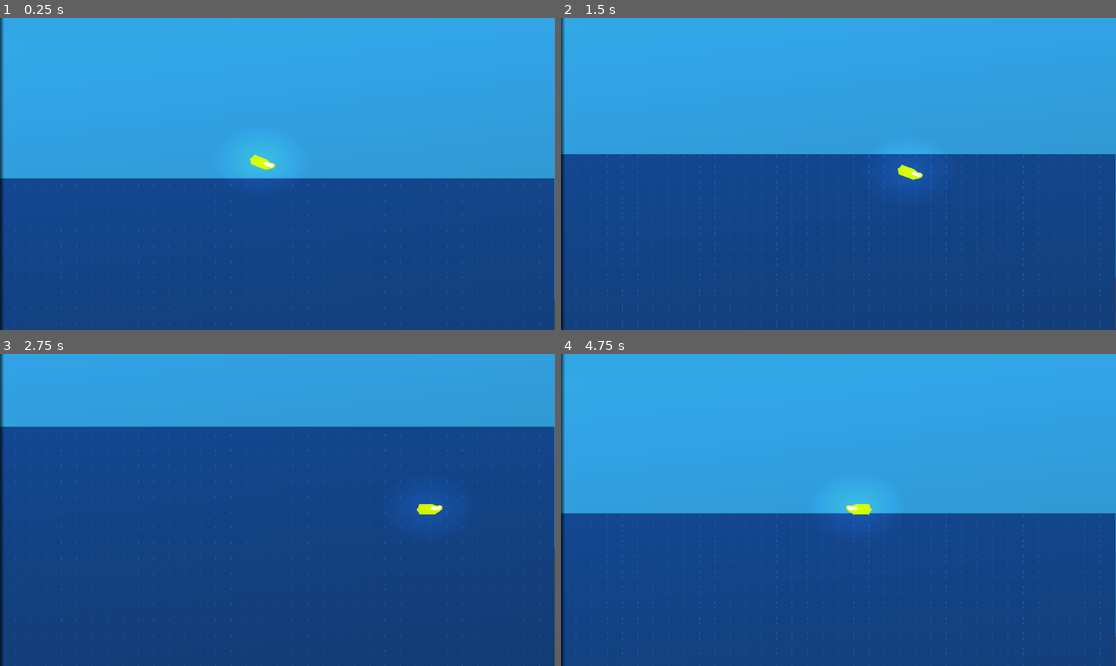
Above: before the commit, frames 1-4 (two rows, left to right).
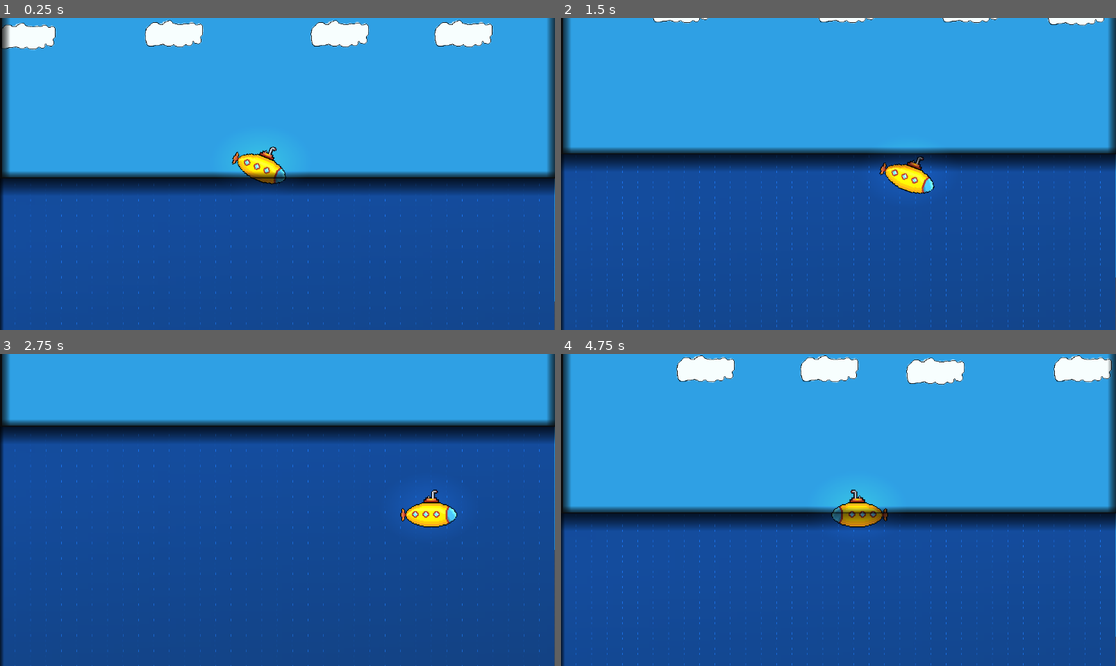
Above: after the commit, the same moments.

Repository: azizul987/underPrime
Game: Godot game, scene res://scene/main.tscn
The game is run twice, just before and just after one commit, with the same random seed, the same clock (stepped at 60 frames per second) and the same inputs.
Inputs:
- Up to frame 1 (0.25 s): no input
- Up to frame 2 (1.5 s): hold Right (ui_right) 0.53-1.28 s; hold Down (ui_down) from 1.28 s (still down)
- Up to frame 3 (2.75 s): release Down (ui_down) at 2.03 s; hold Right (ui_right) from 2.03 s (still down)
- Up to frame 4 (4.75 s): release Right (ui_right) at 2.78 s; hold Up (ui_up) 2.78-3.53 s; hold Left (ui_left) from 3.53 s (still down)

The runs differ from the first frame. In frame 1, 11% of the frame differs, in the area x 0-100%, y 0-99%; in frame 2, 8.8%; in frame 3, 7.6%; in frame 4, 11%.

Commit message:
add menu initial

Diff:
--- /dev/null
+++ b/scene/cloud.gd
@@ -0,0 +1,20 @@
+extends Node2D
+
+@export var speed: float = 200.0
+@export var clouds: Array[Sprite2D]
+
+@export var left_marker: Marker2D
+@export var right_marker: Marker2D
+
+func _process(delta: float) -> void:
+	if left_marker == null or right_marker == null:
+		return
+
+	for cloud in clouds:
+		if cloud == null:
+			continue
+
+		cloud.position.x -= speed * delta
+
+		if cloud.position.x <= left_marker.position.x:
+			cloud.position.x = right_marker.position.x
--- a/scene/kapal_selam.tscn
+++ b/scene/kapal_selam.tscn
@@ -1,19 +1,22 @@
 [gd_scene format=3 uid="uid://8dvq3764lcjx"]
 
 [ext_resource type="Script" uid="uid://go6qdiyfhtan" path="res://skrip/Gerakan_KapalSelam.gd" id="1_snucy"]
-[ext_resource type="Texture2D" uid="uid://diunuodlrfbnn" path="res://sprite/Kapal_selam.png" id="2_mulr8"]
+[ext_resource type="Texture2D" uid="uid://d2c8bqh2ebgls" path="res://sprite/KapalSelam.png" id="2_mulr8"]
 
-[sub_resource type="RectangleShape2D" id="RectangleShape2D_4vee3"]
-size = Vector2(1.0000001, 2.1)
+[sub_resource type="CapsuleShape2D" id="CapsuleShape2D_mulr8"]
+radius = 1.0909092
+height = 4.8
 
 [node name="CharacterBody2D" type="CharacterBody2D" unique_id=183623793 node_paths=PackedStringArray("sprite")]
 script = ExtResource("1_snucy")
 sprite = NodePath("Sprite2D")
 
+[node name="Sprite2D" type="Sprite2D" parent="." unique_id=1949191070]
+scale = Vector2(0.2, 0.2)
+texture = ExtResource("2_mulr8")
+flip_h = true
+
 [node name="CollisionShape2D" type="CollisionShape2D" parent="." unique_id=640968093]
-position = Vector2(1.1920929e-07, -3.5000012)
+position = Vector2(0, 8)
 scale = Vector2(43.999996, 9.999999)
-shape = SubResource("RectangleShape2D_4vee3")
-
-[node name="Sprite2D" type="Sprite2D" parent="." unique_id=1949191070]
-texture = ExtResource("2_mulr8")
+shape = SubResource("CapsuleShape2D_mulr8")
--- a/scene/main.tscn
+++ b/scene/main.tscn
@@ -4,6 +4,9 @@
 [ext_resource type="Script" uid="uid://dryv7pv71dd7d" path="res://skrip/camera_2d.gd" id="1_wp4xf"]
 [ext_resource type="Shader" uid="uid://c0khr8imndw0v" path="res://shader/laut.gdshader" id="2_brvut"]
 [ext_resource type="PackedScene" uid="uid://8dvq3764lcjx" path="res://scene/kapal_selam.tscn" id="2_v0l8b"]
+[ext_resource type="Texture2D" uid="uid://u8oy5o066rsm" path="res://sprite/awan.png" id="5_0ha60"]
+[ext_resource type="Script" uid="uid://7c5priluqek" path="res://scene/cloud.gd" id="5_4j5ol"]
+[ext_resource type="Texture2D" uid="uid://dyvgqfy0fxvsj" path="res://sprite/putih.png" id="5_p1hux"]
 
 [sub_resource type="TileSetAtlasSource" id="TileSetAtlasSource_0xm2m"]
 texture = ExtResource("1_itxqv")
@@ -105,8 +108,8 @@
 scale = Vector2(35.906246, 27.8125)
 
 [node name="PointLight2D" type="PointLight2D" parent="cahaya" unique_id=1769237988]
-position = Vector2(0.306355, 75.66743)
-scale = Vector2(0.51044387, 2.8646066)
+position = Vector2(0.306355, 82.57079)
+scale = Vector2(0.51044387, 2.6488762)
 energy = 1.05
 texture = SubResource("GradientTexture2D_0ha60")
 
@@ -114,3 +117,38 @@
 position = Vector2(-16.000002, -15.999999)
 scale = Vector2(0.02785031, 0.035955057)
 blend_mode = 1
+
+[node name="PointLight2D2" type="PointLight2D" parent="cahaya" unique_id=258644645]
+position = Vector2(0.09747782, -18.085392)
+scale = Vector2(1, 0.9898876)
+texture = ExtResource("5_p1hux")
+
+[node name="cloud" type="Node2D" parent="." unique_id=1168611269 node_paths=PackedStringArray("clouds", "left_marker", "right_marker")]
+position = Vector2(-113, 87)
+script = ExtResource("5_4j5ol")
+speed = 90.0
+clouds = [NodePath("Awan"), NodePath("Awan2"), NodePath("Awan3"), NodePath("Awan4")]
+left_marker = NodePath("kiri")
+right_marker = NodePath("kanan")
+
+[node name="Awan" type="Sprite2D" parent="cloud" unique_id=557497362]
+position = Vector2(193, 5)
+texture = ExtResource("5_0ha60")
+
+[node name="Awan2" type="Sprite2D" parent="cloud" unique_id=1115276327]
+position = Vector2(499, 0)
+texture = ExtResource("5_0ha60")
+
+[node name="Awan3" type="Sprite2D" parent="cloud" unique_id=947071441]
+position = Vector2(843, 0)
+texture = ExtResource("5_0ha60")
+
+[node name="Awan4" type="Sprite2D" parent="cloud" unique_id=1813047130]
+position = Vector2(1100, 0)
+texture = ExtResource("5_0ha60")
+
+[node name="kiri" type="Marker2D" parent="cloud" unique_id=837265353]
+position = Vector2(115, 0)
+
+[node name="kanan" type="Marker2D" parent="cloud" unique_id=1677174126]
+position = Vector2(1242, 0)
--- a/scene/mainmenu.tscn
+++ b/scene/mainmenu.tscn
@@ -1,3 +1,50 @@
 [gd_scene format=3 uid="uid://c6hjoowmxooep"]
 
+[sub_resource type="Theme" id="Theme_rry36"]
+
 [node name="Mainmenu" type="Node2D" unique_id=815481815]
+
+[node name="CanvasLayer" type="CanvasLayer" parent="." unique_id=94391656]
+
+[node name="Control" type="Control" parent="CanvasLayer" unique_id=1158188000]
+layout_mode = 3
+anchors_preset = 15
+anchor_right = 1.0
+anchor_bottom = 1.0
+grow_horizontal = 2
+grow_vertical = 2
+
+[node name="VBoxContainer" type="VBoxContainer" parent="CanvasLayer/Control" unique_id=1594978056]
+layout_direction = 1
+layout_mode = 1
+anchors_preset = 8
+anchor_left = 0.5
+anchor_top = 0.5
+anchor_right = 0.5
+anchor_bottom = 0.5
+offset_left = -303.0
+offset_top = -191.0
+offset_right = 311.40088
+offset_bottom = 190.729
+grow_horizontal = 2
+grow_vertical = 2
+scale = Vector2(1.0074855, 0.89592355)
+theme_override_constants/separation = 27
+
+[node name="Button" type="Button" parent="CanvasLayer/Control/VBoxContainer" unique_id=466843219]
+layout_mode = 2
+size_flags_vertical = 3
+theme = SubResource("Theme_rry36")
+
+[node name="Button2" type="Button" parent="CanvasLayer/Control/VBoxContainer" unique_id=1006727384]
+layout_mode = 2
+size_flags_vertical = 3
+theme = SubResource("Theme_rry36")
+
+[node name="Button3" type="Button" parent="CanvasLayer/Control/VBoxContainer" unique_id=267872325]
+clip_contents = true
+layout_mode = 2
+size_flags_vertical = 3
+size_flags_stretch_ratio = 1.21
+theme = SubResource("Theme_rry36")
+theme_override_constants/outline_size = 8
--- a/skrip/Gerakan_KapalSelam.gd
+++ b/skrip/Gerakan_KapalSelam.gd
@@ -9,6 +9,10 @@
 @export var sea_floor_depth: float = 375.0
 
 @export var sprite: Sprite2D
+
+# false = sprite asli menghadap kanan
+# true  = sprite asli menghadap kiri
+@export var sprite_faces_left: bool = true
 
 const SURFACE_PRESSURE := 101325.0
 const SEA_WATER_DENSITY := 1025.0
@@ -75,14 +79,27 @@
 
 
 func _update_sprite_direction(input_dir: Vector2) -> void:
-	if input_dir.x != 0.0:
-		sprite.flip_h = input_dir.x < 0.0
+	if input_dir.x == 0.0:
+		return
+
+	var moving_left := input_dir.x < 0.0
+
+	if sprite_faces_left:
+		# Sprite asli menghadap kiri
+		# Ke kiri  = tidak di-flip
+		# Ke kanan = di-flip
+		sprite.flip_h = not moving_left
+	else:
+		# Sprite asli menghadap kanan
+		# Ke kanan = tidak di-flip
+		# Ke kiri  = di-flip
+		sprite.flip_h = moving_left
 
 
 func _update_sprite_rotation(delta: float) -> void:
 	var target_rotation := _get_target_rotation()
 
-	if sprite.flip_h:
+	if _is_sprite_visually_facing_left():
 		target_rotation = -target_rotation
 
 	sprite.rotation_degrees = lerp(
@@ -98,6 +115,13 @@
 	elif velocity.y > 0.0:
 		return max_tilt
 	return 0.0
+
+
+func _is_sprite_visually_facing_left() -> bool:
+	if sprite_faces_left:
+		return not sprite.flip_h
+	else:
+		return sprite.flip_h
 
 
 func _update_ocean_state() -> void:
Not shown, added: scene/cloud.gd.uid
Not shown, added: sprite/KapalSelam.png.import
Not shown, added: sprite/SelamLv2.png.import
Not shown, added: sprite/SelamLv3.png.import
Not shown, added: sprite/SelamLv4.png.import
Binary file added: sprite/awan.png
Not shown, added: sprite/awan.png.import
